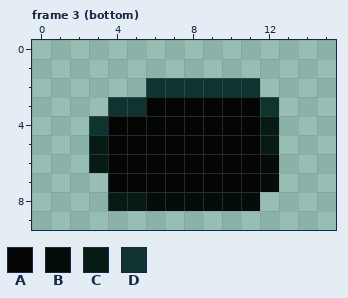
A pixel-art file gets an edit: src/entities/player/component/torpedo_bay.aseprite. Above: the version before the commit.
16x10 pixels, 3 frames. Shown: frame 3 (bottom). The commit also changed other frames, which this record leaves out.
Palette (. is transparent): A #040605  B #040d09  C #081a14  D #0f332e
The same view after the edit:
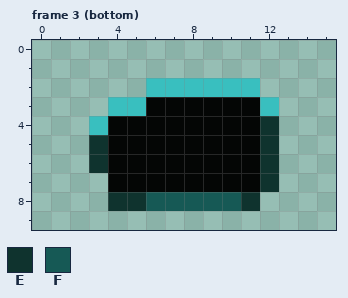
Colours new in this view: E #0f332e  F #165955
Change:
{"colour":"D","old":"#0f332e","new":"#39bfbf"}
{"where": "frame 3 (bottom)"}
{"frame":3,"y":4,"x":12,"old":"C","new":"E"}
{"frame":3,"y":5,"x":3,"old":"C","new":"E"}
{"frame":3,"y":5,"x":12,"old":"C","new":"E"}
{"frame":3,"y":6,"x":3,"old":"C","new":"E"}
{"frame":3,"y":6,"x":12,"old":"B","new":"E"}
{"frame":3,"y":7,"x":12,"old":"B","new":"E"}
{"frame":3,"y":8,"x":4,"old":"CCBBBBBB","new":"EEFFFFFE"}
{"label":"changed","picture_box":[89,78,279,211]}
